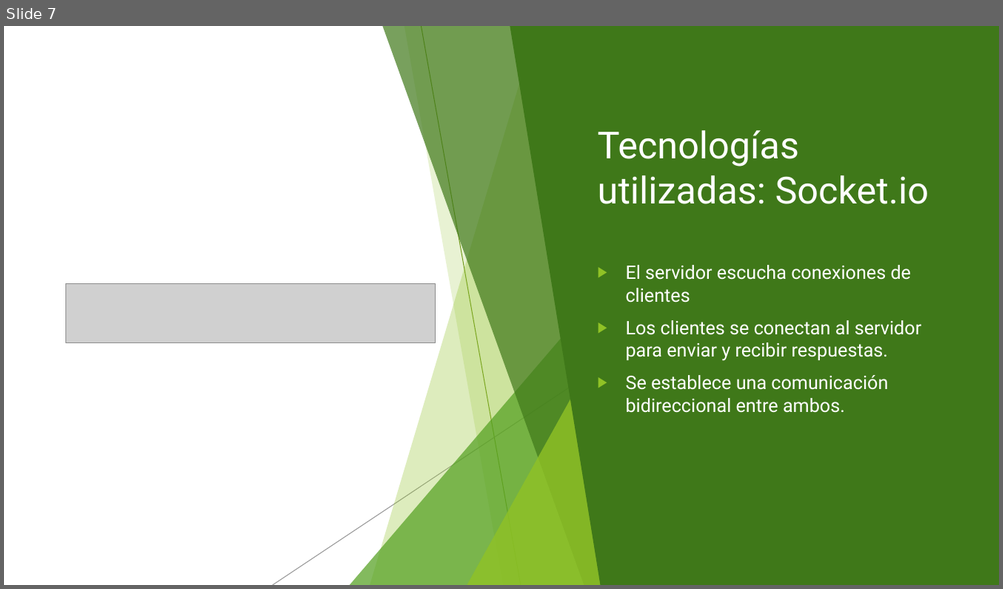
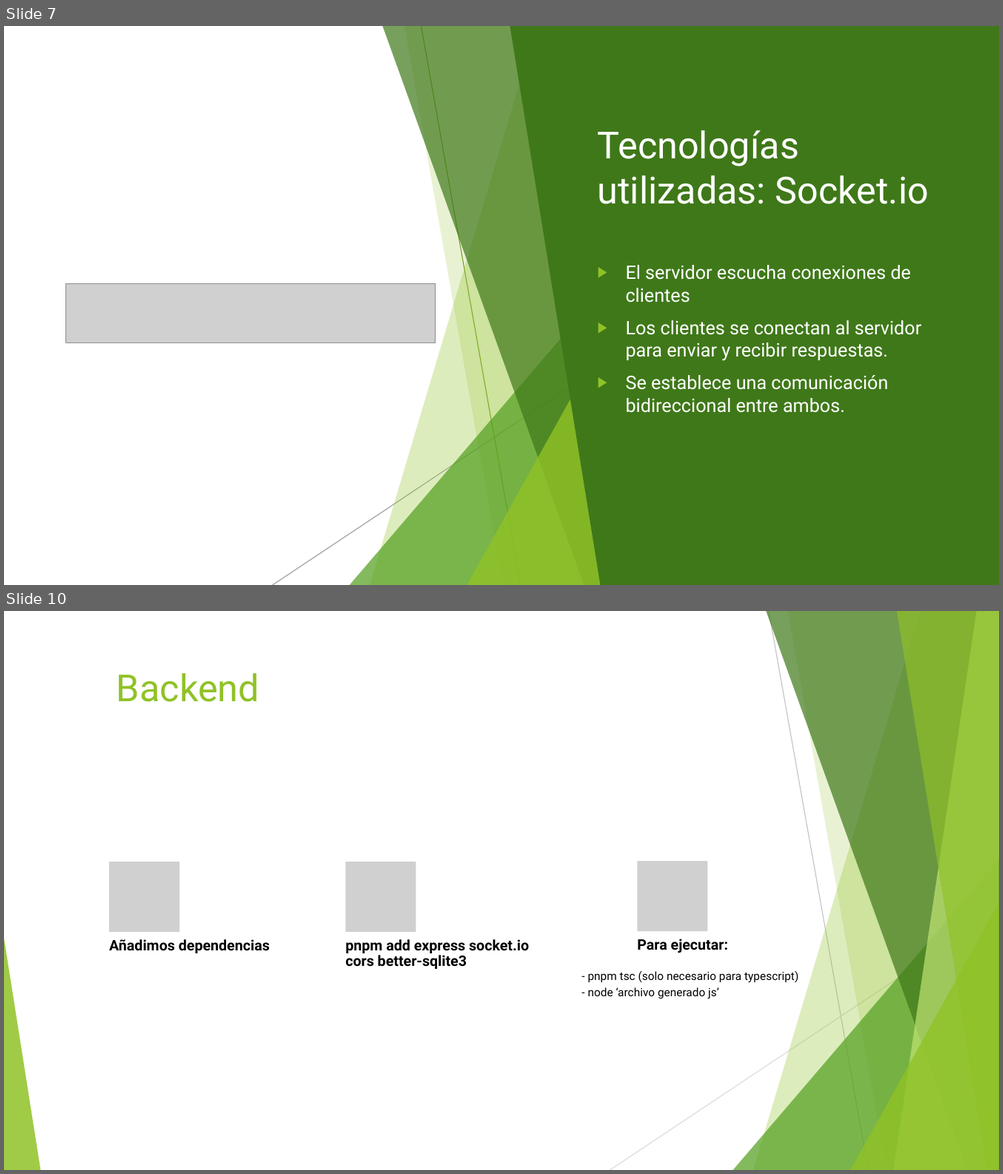
Before and after one commit to Lecre12/Comunicaciones, a slide deck: Documentacion/Instalación y configuración de servicios de mensajería instantánea.pptx. Shown one above the other, each under a label of ours: slide 7 before the commit, slides 7 and 10 after it; the slides between them are not shown. The pictures are 1003x589 and 1003x1174 pixels, drawn with LibreOffice and Linux fonts; fonts in the diff are those of the drawing; grey boxes stand for pictures. Boxes give left, top, right and bottom in pixels: in the first picture for what was removed or moved away, otherwise in the second. Text is boxed around its words. In the diff, an @@ line names an element or a change of style, - is before the commit and + after.

```diff
--- a/Documentacion/Instalación y configuración de servicios de mensajería instantánea.pptx
+++ b/Documentacion/Instalación y configuración de servicios de mensajería instantánea.pptx
@@ slide 10 added at <box>4,611,999,1170</box>, background #FFFFFF; not listed: 10 template elements that a slide beside it also shows @@
@@ text added at <box>116,673,259,702</box>, 36 pt, text #90C226 @@
+Backend
@@ group added at <box>109,861,798,999</box>: 4 texts, 3 pictures @@
+Añadimos dependencias
+pnpm add express socket.io cors better-sqlite3
+Para ejecutar:
+- pnpm tsc (solo necesario para typescript)
+- node ‘archivo generado js’
```
Also in this commit, not shown: 3 other slides added.
